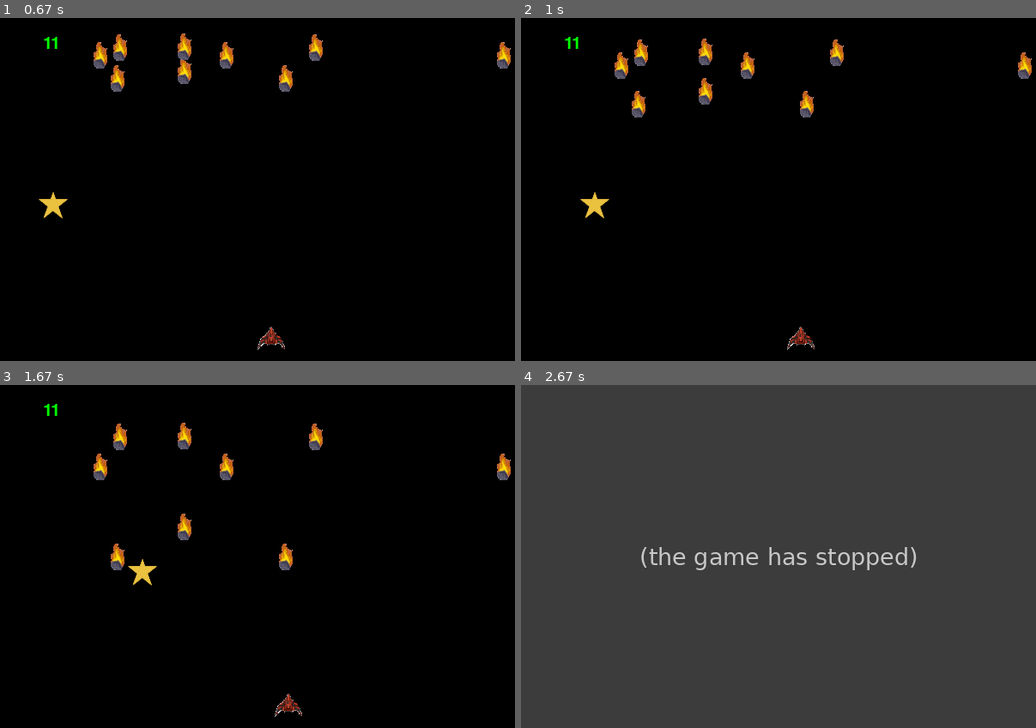
Above: before the commit, frames 1-4 (two rows, left to right).
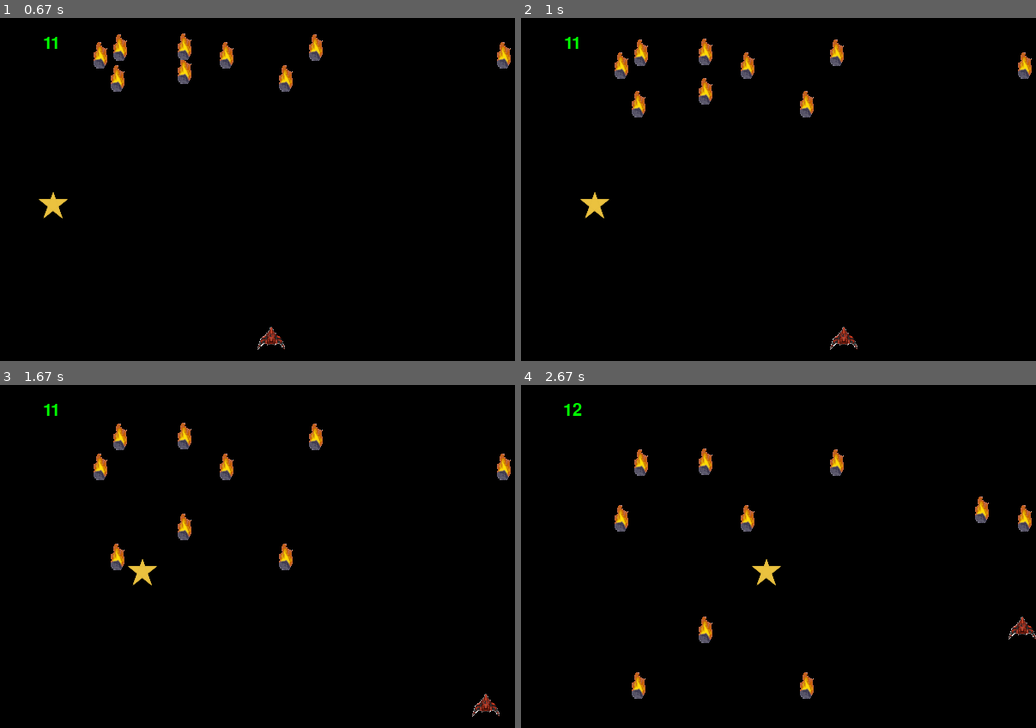
Above: after the commit, the same moments.

Repository: GuiMValadao/python-intro
Game: pygame game, started from John_Hunt_advanced_guide_to_python_2019/Parte_2-Jogos_de_computador/13_StarshipMeteors_pygame.py
The game is run twice, just before and just after one commit, with the same random seed, the same clock (stepped at 60 frames per second) and the same inputs.
Inputs:
- Up to frame 1 (0.67 s): hold P from 0.33 s (still down); hold Right from 0.33 s (still down)
- Up to frame 2 (1 s): release P at 0.8 s; release Right at 0.8 s; hold P from 0.83 s (still down); hold Right from 0.83 s (still down)
- Up to frame 3 (1.67 s): release P at 1.3 s; release Right at 1.3 s; hold Right from 1.33 s (still down)
- Up to frame 4 (2.67 s): release Right at 1.8 s; hold Up 1.83-2.13 s; hold Right 2.17-2.63 s

Frame 1 is identical in both runs. In frame 2, 0.3% of the frame differs, in the area x 51-66%, y 90-97%; in frame 3, 0.3%; in frame 4, 100%, in the area x 0-100%, y 0-100%.
Before the commit the program exited at 2.5 s; later frames show no game.

Commit message:
Inital ideas for a game

Diff:
--- a/John_Hunt_advanced_guide_to_python_2019/Parte_2-Jogos_de_computador/13_StarshipMeteors_pygame.py
+++ b/John_Hunt_advanced_guide_to_python_2019/Parte_2-Jogos_de_computador/13_StarshipMeteors_pygame.py
@@ -110,21 +110,31 @@
         espaconave_colidiu = False
         cycle_count = 0
         while esta_executando and not espaconave_colidiu:
+            # espaconave Movement block
+            keys = pygame.key.get_pressed()
+            if keys[pygame.K_RIGHT]:
+                self.espaconave.move_direita()
+            elif keys[pygame.K_LEFT]:
+                self.espaconave.move_esquerda()
+            elif keys[pygame.K_UP]:
+                self.espaconave.move_cima()
+            elif keys[pygame.K_DOWN]:
+                self.espaconave.move_baixo()
             for event in pygame.event.get():
                 if event.type == pygame.QUIT:
                     esta_executando = False
                 elif event.type == pygame.KEYDOWN:
-                    # Checa qual tecla foi pressionada
-                    if event.key == pygame.K_RIGHT:
-                        # Tecla direita foi pressionada; move para direita
-                        self.espaconave.move_direita()
-                    elif event.key == pygame.K_LEFT:
-                        self.espaconave.move_esquerda()
-                    elif event.key == pygame.K_UP:
-                        self.espaconave.move_cima()
-                    elif event.key == pygame.K_DOWN:
-                        self.espaconave.move_baixo()
-                    elif event.key == pygame.K_q:
+                    # # Checa qual tecla foi pressionada
+                    # if event.key == pygame.K_RIGHT:
+                    #     # Tecla direita foi pressionada; move para direita
+                    #     self.espaconave.move_direita()
+                    # elif event.key == pygame.K_LEFT:
+                    #     self.espaconave.move_esquerda()
+                    # elif event.key == pygame.K_UP:
+                    #     self.espaconave.move_cima()
+                    # elif event.key == pygame.K_DOWN:
+                    #     self.espaconave.move_baixo()
+                    if event.key == pygame.K_q:
                         esta_executando = False
                     elif event.key == pygame.K_p:
                         self._pause()
--- /dev/null
+++ b/concept_music_game/main.py
@@ -0,0 +1,157 @@
+import pygame
+from pathlib import Path
+from math import sqrt
+
+ROOT_PATH = Path(__file__).parent
+
+DISPLAY_WIDTH = 1280
+DISPLAY_HEIGHT = 720
+BACKGROUND = (0, 0, 124)
+FRAME_REFRESH_RATE = 60
+
+
+class Game:
+
+    def __init__(self):
+        print("Inicializing PyGame")
+        pygame.init()
+        self.display_surface = pygame.display.set_mode((DISPLAY_WIDTH, DISPLAY_HEIGHT))
+        pygame.display.set_caption("Concept of Music Game")
+        self.clock = pygame.time.Clock()
+        self.player = Player(self)
+
+    def _pause(self):
+        paused = True
+        while paused:
+            for event in pygame.event.get():
+                if event.type == pygame.KEYDOWN:
+                    if event.key == pygame.K_p:
+                        paused = False
+                        break
+
+    def play(self):
+        running = True
+        cycle_count = 0
+        while running:
+
+            # Player Movement block
+            self.player.move()
+
+            # Other key pressed events
+            for event in pygame.event.get():
+                if event.type == pygame.QUIT:
+                    running = False
+                elif event.type == pygame.KEYDOWN:
+                    # Checks which key was pressed
+                    if event.key == pygame.K_q:
+                        running = False
+                    elif event.key == pygame.K_p:
+                        self._pause()
+
+            self.display_surface.fill(BACKGROUND)
+            self.player.draw()
+            pygame.display.update()
+            self.clock.tick(FRAME_REFRESH_RATE)
+
+
+class GameObject:
+    def load_image(self, filename):
+        self.image = pygame.image.load(filename).convert()
+        self.image.set_colorkey((255, 255, 255))
+        self.width = self.image.get_width()
+        self.height = self.image.get_height()
+
+    def rect(self):
+        return pygame.Rect(self.position.x, self.position.y, self.width, self.height)
+
+    def draw(self):
+        self.game.display_surface.blit(self.image, (self.position.x, self.position.y))
+
+
+class Player(GameObject):
+
+    def __init__(self, game):
+        self.game = game
+        self.position = pygame.Vector2(DISPLAY_WIDTH // 2, DISPLAY_HEIGHT // 2)
+        self.load_image(ROOT_PATH / "images/player/player2.png")
+        self.PLAYER_SPEED = 5
+
+    def move_right(self, right):
+        if right:
+            self.position.x += self.PLAYER_SPEED
+        if self.position.x + self.width > DISPLAY_WIDTH:
+            self.position.x = DISPLAY_WIDTH - self.width
+
+    def move_left(self, left):
+        if left:
+            self.position.x -= self.PLAYER_SPEED
+        if self.position.x < 0:
+            self.position.x = 0
+
+    def move_up(self, up):
+        if up:
+            self.position.y = self.position.y - self.PLAYER_SPEED
+        if self.position.y < 0:
+            self.position.y = 0
+
+    def move_down(self, down):
+        if down:
+            self.position.y = self.position.y + self.PLAYER_SPEED
+        if self.position.y + self.height > DISPLAY_HEIGHT:
+            self.position.y = DISPLAY_HEIGHT - self.height
+
+    def move(self):
+        keys = pygame.key.get_pressed()
+        right = keys[pygame.K_RIGHT]
+        left = keys[pygame.K_LEFT]
+        up = keys[pygame.K_UP]
+        down = keys[pygame.K_DOWN]
+
+        # Calculate if moving diagonally
+        is_diagonal = (right or left) and (up or down)
+        self.PLAYER_SPEED = 5 / sqrt(2) if is_diagonal else 5
+
+        # Apply movement
+        if right:
+            self.move_right(True)
+        if left:
+            self.move_left(True)
+        if up:
+            self.move_up(True)
+        if down:
+            self.move_down(True)
+
+
+class Staff(GameObject):
+    def __init__(self, game):
+        self.game = game
+        self.position = pygame.Vector2(DISPLAY_WIDTH / 10, DISPLAY_HEIGHT / 10)
+        self.load_image(ROOT_PATH / "images/botao.png")
+
+
+class Button(Staff):
+    def __init__(self, game):
+        self.game = game
+
+
+class Battle_event: ...
+
+
+# Criar blocos fixos na tela (pode ser 5 pra começar)
+
+# Criar blocos que se movimentam de um determinado local em direção aos blocos fixos
+
+# Checar se o jogador aperta o botão correto dentro da janela de colisão dos blocos
+
+
+def main():
+
+    print("Iniciando o jogo")
+
+    game = Game()
+    game.play()
+    print("Fim de jogo")
+
+
+if __name__ == "__main__":
+    main()
--- a/text_to_speech_test.py
+++ b/text_to_speech_test.py
@@ -1,27 +1,27 @@
-import pyttsx3
+# import pyttsx3
 
-engine = pyttsx3.init()  # Criação do objeto/inicialização do módulo
-engine2 = pyttsx3.init()
+# engine = pyttsx3.init()  # Criação do objeto/inicialização do módulo
+# engine2 = pyttsx3.init()
 
-# Velocidade de fala
-rate = engine.getProperty("rate")  # obtem detalhes da velocidade atual
-print(rate)  # exibe a velocidade atual
-engine.setProperty("rate", 100)  # define uma nova velocidade
+# # Velocidade de fala
+# rate = engine.getProperty("rate")  # obtem detalhes da velocidade atual
+# print(rate)  # exibe a velocidade atual
+# engine.setProperty("rate", 100)  # define uma nova velocidade
 
 
-# VOLUME
-volume = engine.getProperty("volume")  # obtém o volume atual (min=0 and max=1)
-print(volume)  # exibe o volume atual
-engine.setProperty("volume", 0.8)  # define o volume, entre 0 and 1
+# # VOLUME
+# volume = engine.getProperty("volume")  # obtém o volume atual (min=0 and max=1)
+# print(volume)  # exibe o volume atual
+# engine.setProperty("volume", 0.8)  # define o volume, entre 0 and 1
 
-# VOICE
-voices = engine.getProperty("voices")  # obtém a lista de todas as vozes disponíveis
-print(voices)
-# Alterar índices para mudar as vozes.
-# 0: feminina brasileira; 1: feminina inglesa; 2: feminina japonesa; 3: masculina inglês
-engine.setProperty("voice", voices[0].id)
-frase1 = " 1 2 3 teste "
-frase2 = " 4 5 6 teste"
-engine.say(frase1 + frase2)
+# # VOICE
+# voices = engine.getProperty("voices")  # obtém a lista de todas as vozes disponíveis
+# print(voices)
+# # Alterar índices para mudar as vozes.
+# # 0: feminina brasileira; 1: feminina inglesa; 2: feminina japonesa; 3: masculina inglês
+# engine.setProperty("voice", voices[0].id)
+# frase1 = " 1 2 3 teste "
+# frase2 = " 4 5 6 teste"
+# engine.say(frase1 + frase2)
 
-engine2.runAndWait()
+# engine2.runAndWait()
Binary file added: concept_music_game/images/buttons/a_button.png
Binary file added: concept_music_game/images/buttons/b_button.png
Binary file added: concept_music_game/images/buttons/c_button.png
Binary file added: concept_music_game/images/buttons/d_button.png
Binary file added: concept_music_game/images/buttons/e_button.png
Binary file added: concept_music_game/images/buttons/f_button.png
Binary file added: concept_music_game/images/buttons/g_button.png
Binary file added: concept_music_game/images/player/player.png
Binary file added: concept_music_game/images/player/player2.png
Binary file added: concept_music_game/images/player/player2_.png
Binary file added: concept_music_game/images/player/player2_left.png
Binary file added: concept_music_game/images/player/player2_left2.png
(and 5 more such lines)
